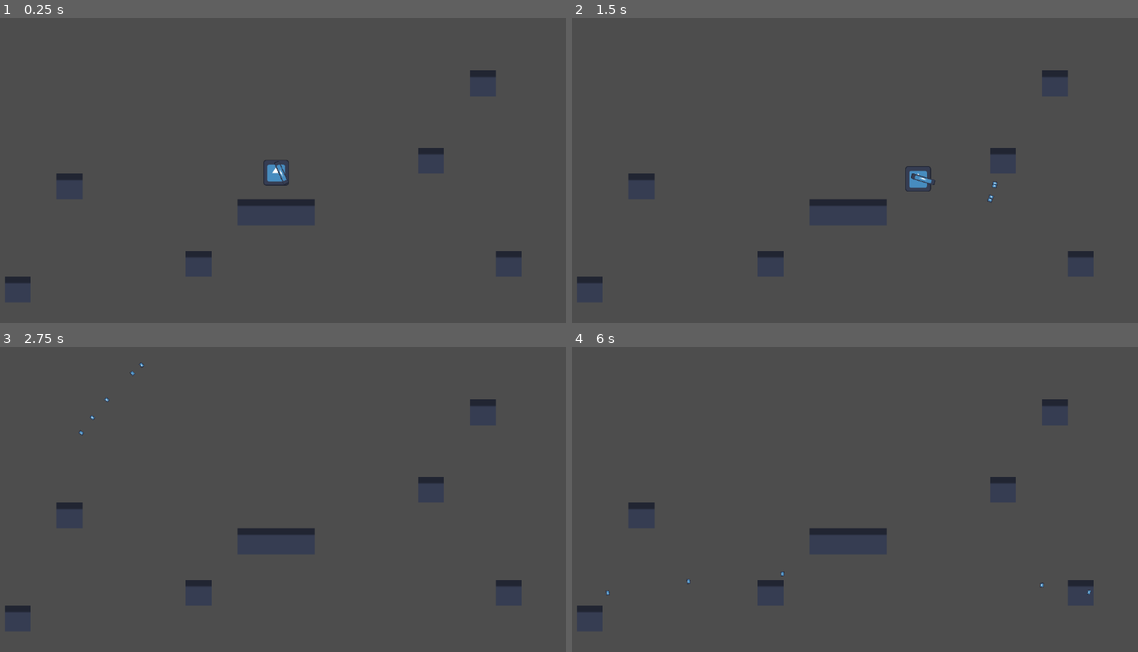
Above: before the commit, frames 1-4 (two rows, left to right).
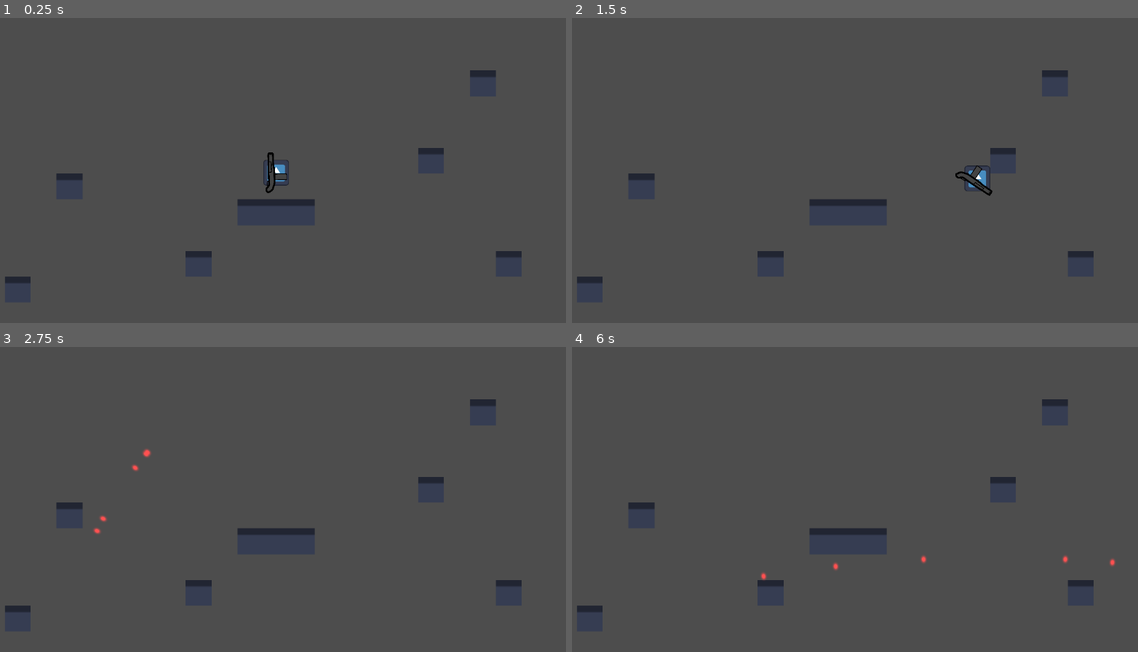
Above: after the commit, the same moments.

Repository: Beau1437/platformer
Game: Godot game, scene res://src/Game.tscn
Same seed, same stepped clock (60 frames per second), same inputs: the game is played once before the commit and once after it. The engine's default icon, where the game draws it, is replaced by a stand-in: a white triangle on a blue panel in a dark square.
Inputs (mouse positions are in pixels of both pictures, inside the frame that each line leads up to):
- Up to frame 1 (0.25 s): no input
- Up to frame 2 (1.5 s): move the mouse to (821, 225) at 0.52 s; hold D (move_right) from 0.53 s (still down); click (821, 225) at 0.6 s; tap Space (jump) at 0.77 s; move the mouse to (1019, 210) at 1.27 s; click (1019, 210) at 1.35 s
- Up to frame 3 (2.75 s): tap Space (jump) at 1.52 s; move the mouse to (101, 441) at 2.02 s; release D (move_right) at 2.03 s; hold A (move_left) from 2.03 s (still down); click (101, 441) at 2.1 s
- Up to frame 4 (6 s): move the mouse to (877, 490) at 2.77 s; click (877, 490) at 2.85 s; tap Space (jump) at 3.02, 3.77, 4.25, 4.52, 5.75 s; tap Enter at 3.5, 5 s; move the mouse to (758, 408) at 3.52 s; click (758, 408) at 3.6 s; move the mouse to (973, 472) at 4.27 s; release A (move_left) at 4.28 s; hold D (move_right) from 4.28 s (still down); click (973, 472) at 4.35 s; move the mouse to (730, 505) at 5.02 s; click (730, 505) at 5.1 s; move the mouse to (905, 417) at 5.77 s; click (905, 417) at 5.85 s

The runs differ from the first frame. In frame 1, 0.2% of the frame differs, in the area x 46-51%, y 44-58%; in frame 2, 0.5%, in the area x 58-76%, y 48-61%; in frame 3, 0.1%; in frame 4, 0.1%.

Commit message:
momentem

Diff:
--- a/src/player/Player.tscn
+++ b/src/player/Player.tscn
@@ -19,5 +19,5 @@
 texture = ExtResource("1_tehm3")
 
 [node name="Gun" parent="." instance=ExtResource("2_chb7w")]
-position = Vector2(89, 66)
+position = Vector2(62, 65)
 script = ExtResource("3_g641l")
--- a/src/player/gun.gd
+++ b/src/player/gun.gd
@@ -1,13 +1,21 @@
 extends Node2D
 
 var bullet = preload("res://src/player/gun/Bullet.tscn")
+
 @onready
 var player = $".."
 
+var can_shoot = true
+
+var clip: Stack
+
 func _process(delta: float) -> void:
 	look_at(get_global_mouse_position())
-
-	if Input.is_action_just_pressed("shoot"):
+	if cos(rotation) < -0.25:
+		scale.y = -1
+	elif cos(rotation) > 0.25:
+		scale.y = 1
+	if Input.is_action_just_pressed("shoot") && can_shoot:
 		for n in 5:
 			var bullet_instance = bullet.instantiate()
 			get_tree().root.add_child(bullet_instance)
@@ -17,3 +25,11 @@
 			else:
 				bullet_instance.rotation = rotation - randf_range(0, 0.25)
 		player.velocity -= Vector2(cos(rotation) * 1200, sin(rotation) * 1200)
+		cooldown(0.8)
+
+func cooldown(time) -> void:
+	can_shoot = false
+	get_tree().create_timer(time).timeout.connect(
+		func():
+			can_shoot = true
+	)
--- a/src/player/gun/Bullet.tscn
+++ b/src/player/gun/Bullet.tscn
@@ -1,7 +1,7 @@
 [gd_scene load_steps=3 format=3 uid="uid://daaigr7iwkuw8"]
 
 [ext_resource type="Script" uid="uid://b2epl64wqckbq" path="res://src/player/gun/bullet.gd" id="1_bxsi7"]
-[ext_resource type="Texture2D" uid="uid://cxc57mmobnbkx" path="res://src/icon.svg" id="1_ve6gx"]
+[ext_resource type="Texture2D" uid="uid://bqinlkad65v0s" path="res://src/art/bullet.png" id="2_bxsi7"]
 
 [node name="Bullet" type="Node2D"]
 script = ExtResource("1_bxsi7")
@@ -9,4 +9,4 @@
 [node name="Sprite2D" type="Sprite2D" parent="."]
 position = Vector2(1, 1)
 scale = Vector2(0.1875, 0.140625)
-texture = ExtResource("1_ve6gx")
+texture = ExtResource("2_bxsi7")
--- a/src/player/gun/Gun.tscn
+++ b/src/player/gun/Gun.tscn
@@ -1,10 +1,10 @@
 [gd_scene load_steps=2 format=3 uid="uid://d3j74ds28qvyd"]
 
-[ext_resource type="Texture2D" uid="uid://cxc57mmobnbkx" path="res://src/icon.svg" id="1_ib3hw"]
+[ext_resource type="Texture2D" uid="uid://tpx0xrrhhp25" path="res://src/art/shotgun.png" id="1_ib3hw"]
 
 [node name="Gun" type="Node2D"]
 
 [node name="Sprite2D" type="Sprite2D" parent="."]
-position = Vector2(0, 1)
-scale = Vector2(0.953125, 0.214844)
+position = Vector2(-3.8147e-06, -1)
+scale = Vector2(0.232265, 0.214844)
 texture = ExtResource("1_ib3hw")
--- /dev/null
+++ b/src/player/gun/stack.gd
@@ -0,0 +1,13 @@
+extends Node
+class_name Stack
+
+var stack: Array
+
+func push(data) -> void:
+	stack.push_front(data)
+
+func pop(data):
+	return stack.pop_front()
+
+func size() -> int:
+	return stack.size()
--- a/src/player/player.gd
+++ b/src/player/player.gd
@@ -3,8 +3,6 @@
 
 @onready
 var StateMachine = $StateMachine
-
-var can_grab = true
 
 func _ready() -> void:
 	StateMachine.init(self)
--- a/src/player/state.gd
+++ b/src/player/state.gd
@@ -3,6 +3,7 @@
 
 @export
 var move_speed = 400
+var air_resistance = 500
 var gravity: int = 2000
 
 var parent: Player
--- a/src/player/states/fall.gd
+++ b/src/player/states/fall.gd
@@ -10,11 +10,17 @@
 
 func process_input(event: InputEvent) -> State:
 	var movement = Input.get_axis("move_left", "move_right") * move_speed
-	parent.velocity.x = movement
+	if abs(parent.velocity.x) <= move_speed:
+		parent.velocity.x = movement
 	return null
 
 func process_physics(delta: float) -> State:
 	parent.velocity.y += delta * gravity
+	if abs(parent.velocity.x) > move_speed:
+		if parent.velocity.x > 0:
+			parent.velocity.x -= delta * air_resistance
+		else:
+			parent.velocity.x += delta * air_resistance
 	parent.move_and_slide()
 	if parent.is_on_floor():
 		if Input.is_action_pressed("jump"):
--- a/src/player/states/jump.gd
+++ b/src/player/states/jump.gd
@@ -19,11 +19,17 @@
 
 func process_physics(delta: float) -> State:
 	parent.velocity.y += delta * gravity
-	if (!parent.velocity.y < 0):
+	if abs(parent.velocity.x) > move_speed:
+		if parent.velocity.x > 0:
+			parent.velocity.x -= delta * air_resistance
+		else:
+			parent.velocity.x += delta * air_resistance
+	if !parent.velocity.y <= 0:
 		return fall_state
 
 	var movement = Input.get_axis("move_left", "move_right") * move_speed
-	parent.velocity.x = movement
+	if abs(parent.velocity.x) <= move_speed:
+		parent.velocity.x = movement
 
 	parent.move_and_slide()
 	return null
Binary file added: src/art/bullet.png
Not shown, added: src/art/bullet.png.import
Binary file added: src/art/shotgun.png
Not shown, added: src/art/shotgun.png.import
Not shown, added: src/player/gun/stack.gd.uid
